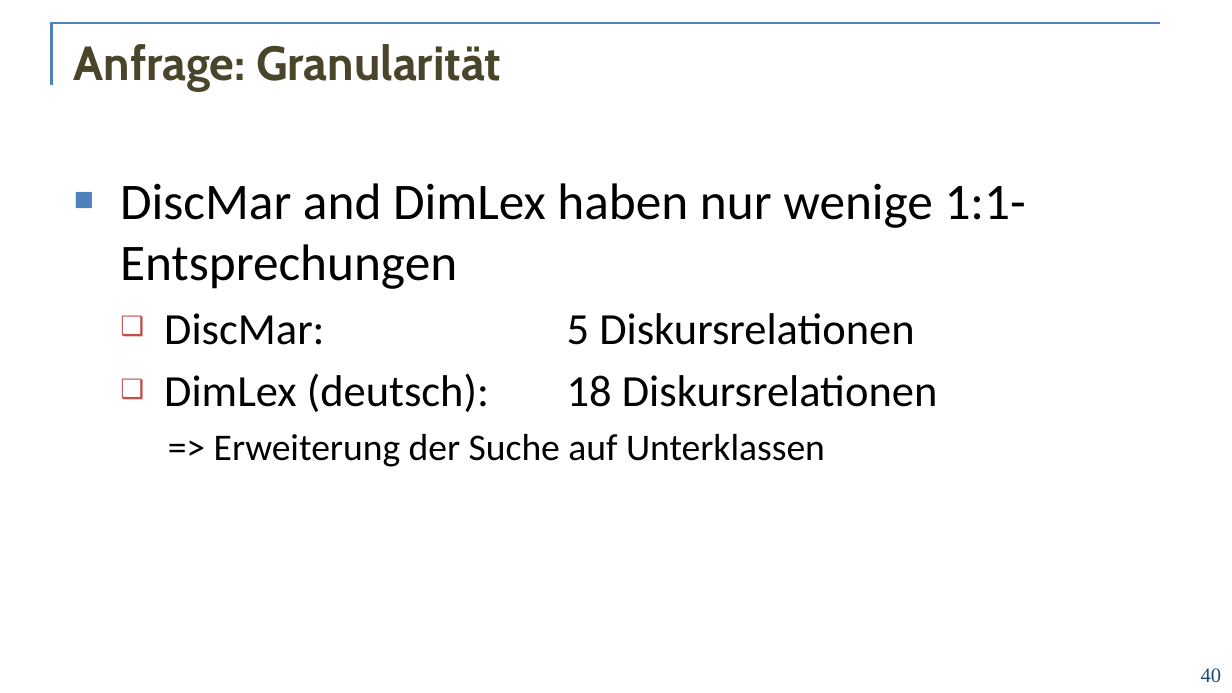
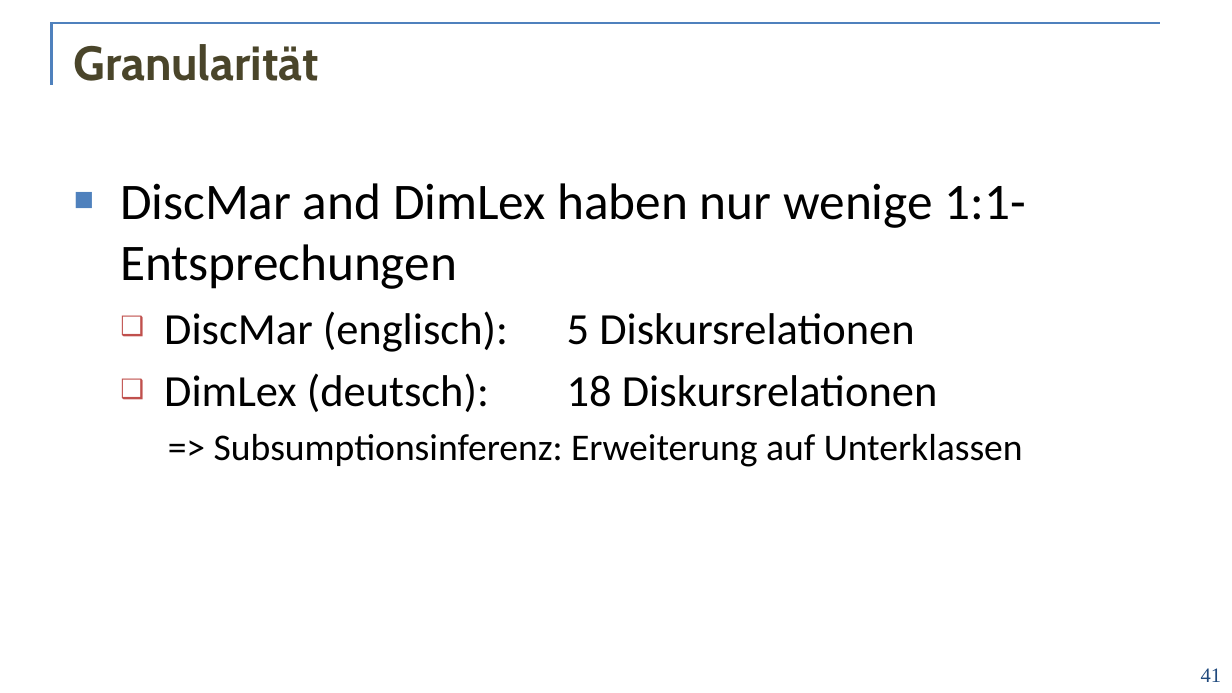
Before and after one commit to acoli-repo/rdf4discourse, a slide deck: slide 41 of doc/vortrag.pptx (slide 40 before the commit). Drawn at 1232x693 pixels with LibreOffice and Linux fonts; fonts in the diff are those of the drawing; background and template pictures are left out. Boxes give left, top, right and bottom in pixels: in the first picture for what was removed or moved away, otherwise in the second. Text is boxed around its words. In the diff, an @@ line names an element or a change of style, - is before the commit and + after.

```diff
--- a/doc/vortrag.pptx
+++ b/doc/vortrag.pptx
@@ title at [74, 44, 319, 81]: text changed @@
-Anfrage: Granularität
+Granularität
@@ text at [164, 311, 914, 352]: text changed @@
-  ❑ DiscMar: 5 Diskursrelationen
+  ❑ DiscMar (englisch): 5 Diskursrelationen
@@ text at [214, 434, 1023, 467]: text changed @@
-    => Erweiterung der Suche auf Unterklassen
+    => Subsumptionsinferenz: Erweiterung auf Unterklassen
@@ page number at [1201, 668, 1221, 682]: text changed @@
-40
+41
```
Also in this commit, not shown: 27 other slides changed, 28 slides added, 31 slides removed, 2 other files.
